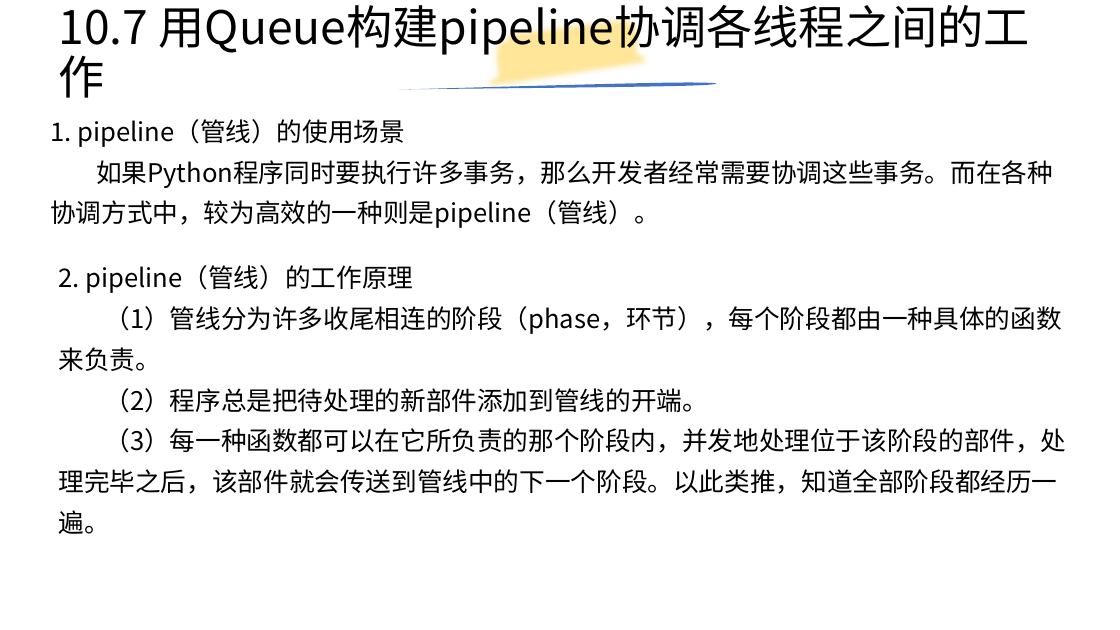
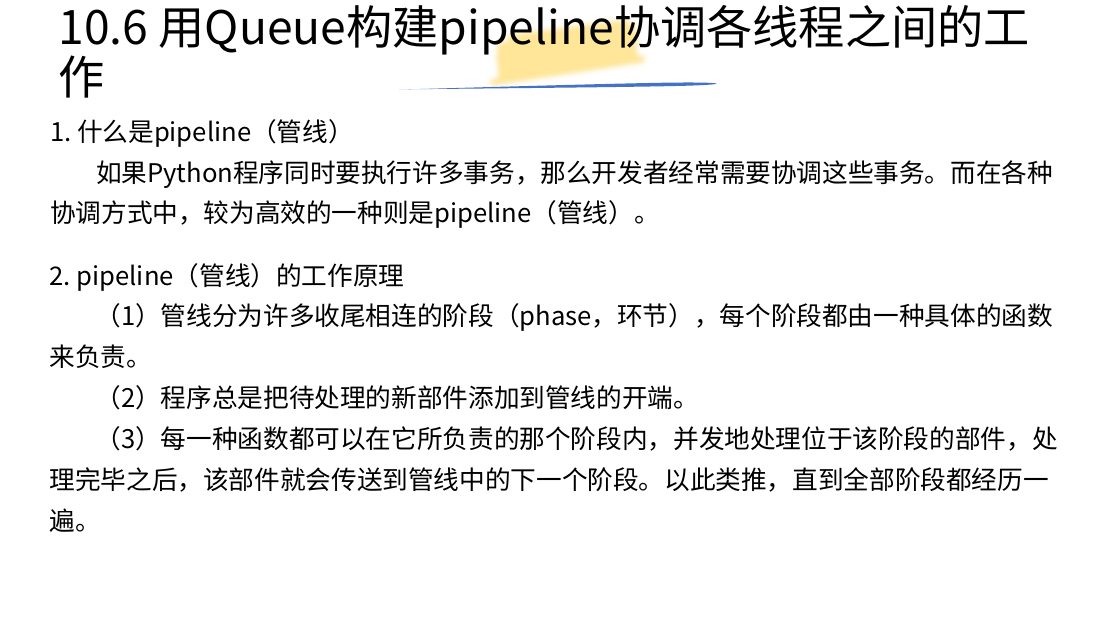
Before and after one commit to yiwenliu/CorePython, a slide deck: slide 98 of PPT/CorePython.pptx (slide 100 before the commit). Drawn at 1120x630 pixels with LibreOffice and Linux fonts; fonts in the diff are those of the drawing. Boxes give left, top, right and bottom in pixels: in the first picture for what was removed or moved away, otherwise in the second. Text is boxed around its words. In the diff, an @@ line names an element or a change of style, - is before the commit and + after.

```diff
--- a/PPT/CorePython.pptx
+++ b/PPT/CorePython.pptx
@@ title at [59, 5, 1030, 56]: text changed @@
-10.7 用Queue构建pipeline协调各线程之间的工作
+10.6 用Queue构建pipeline协调各线程之间的工作
@@ text at [50, 119, 354, 147]: text changed @@
-1. pipeline（管线）的使用场景
+1. 什么是pipeline（管线）
@@ text "2. pipeline（管线）的工作原理": place and size @@
-text "2. pipeline（管线）的工作原理" at [58, 265, 1066, 534]
+text "2. pipeline（管线）的工作原理" at [50, 263, 1058, 532]
@@ text at [50, 426, 1058, 532]: text changed @@
-（3）每一种函数都可以在它所负责的那个阶段内，并发地处理位于该阶段的部件，处理完毕之后，该部件就会传送到管线中的下一个阶段。以此类推，知道全部阶段都经历一遍。
+（3）每一种函数都可以在它所负责的那个阶段内，并发地处理位于该阶段的部件，处理完毕之后，该部件就会传送到管线中的下一个阶段。以此类推，直到全部阶段都经历一遍。
```
Also in this commit, not shown: 23 other slides changed, 5 slides added, 5 slides removed, 12 other files.
